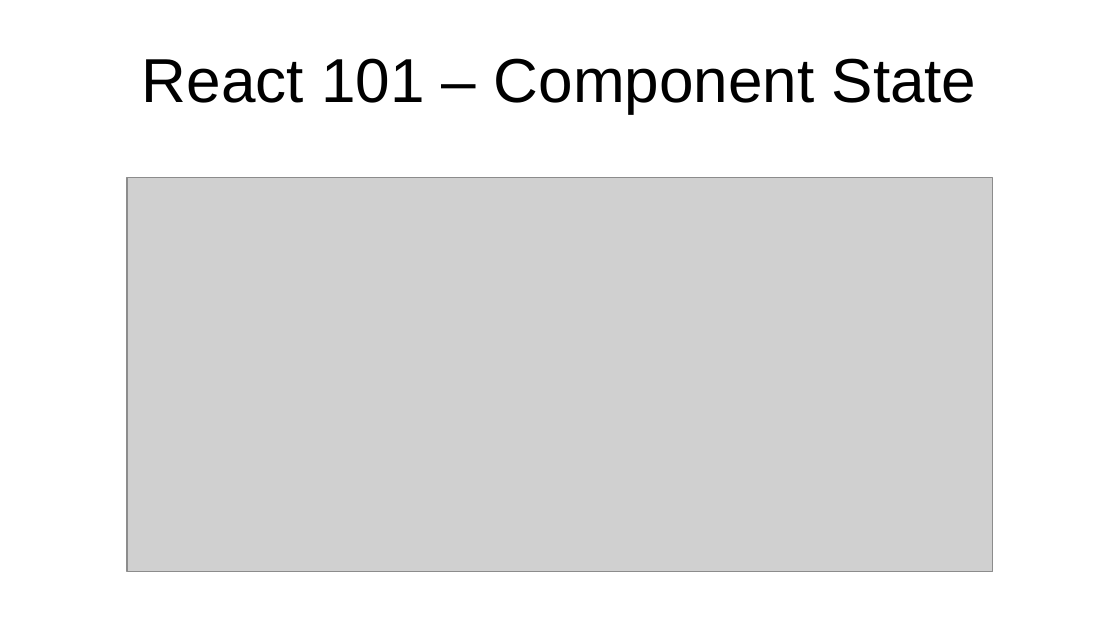
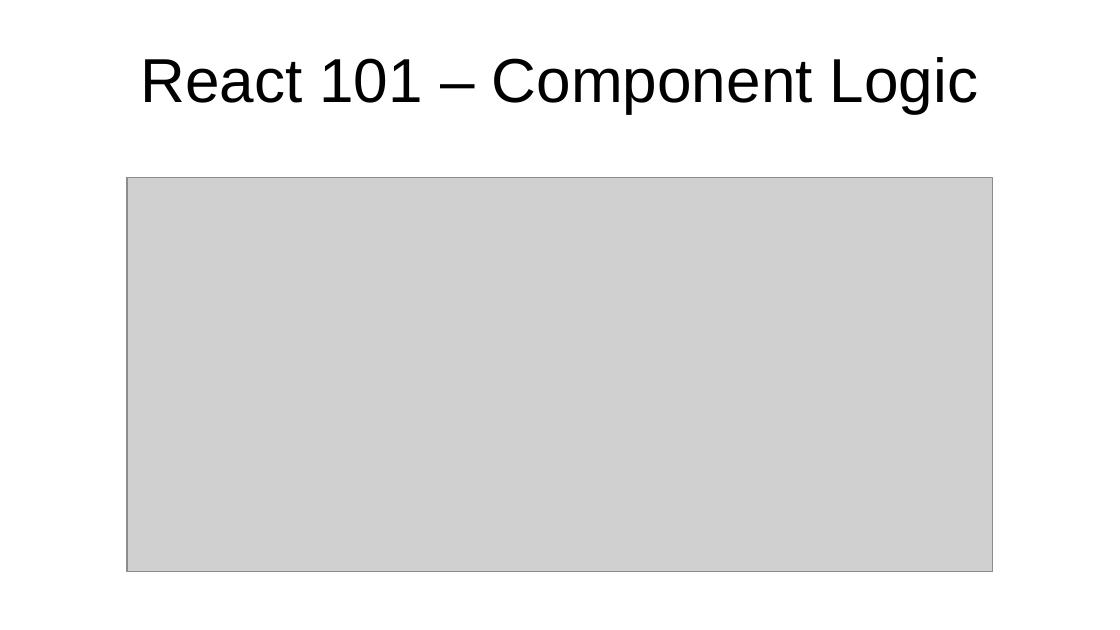
Before and after one commit to marcus-yeagle/react-tutorial, a slide deck: slide 29 of React 101.pptx (slide 30 before the commit). Drawn at 1120x630 pixels with LibreOffice and Linux fonts; fonts in the diff are those of the drawing; grey boxes stand for pictures. Boxes give left, top, right and bottom in pixels: in the first picture for what was removed or moved away, otherwise in the second. Text is boxed around its words. In the diff, an @@ line names an element or a change of style, - is before the commit and + after.

```diff
--- a/React 101.pptx
+++ b/React 101.pptx
@@ title at (140, 57, 978, 113): text changed @@
-React 101 – Component State
+React 101 – Component Logic
```
Also in this commit, not shown: 3 other slides changed, 1 slide removed, 1 other file.
